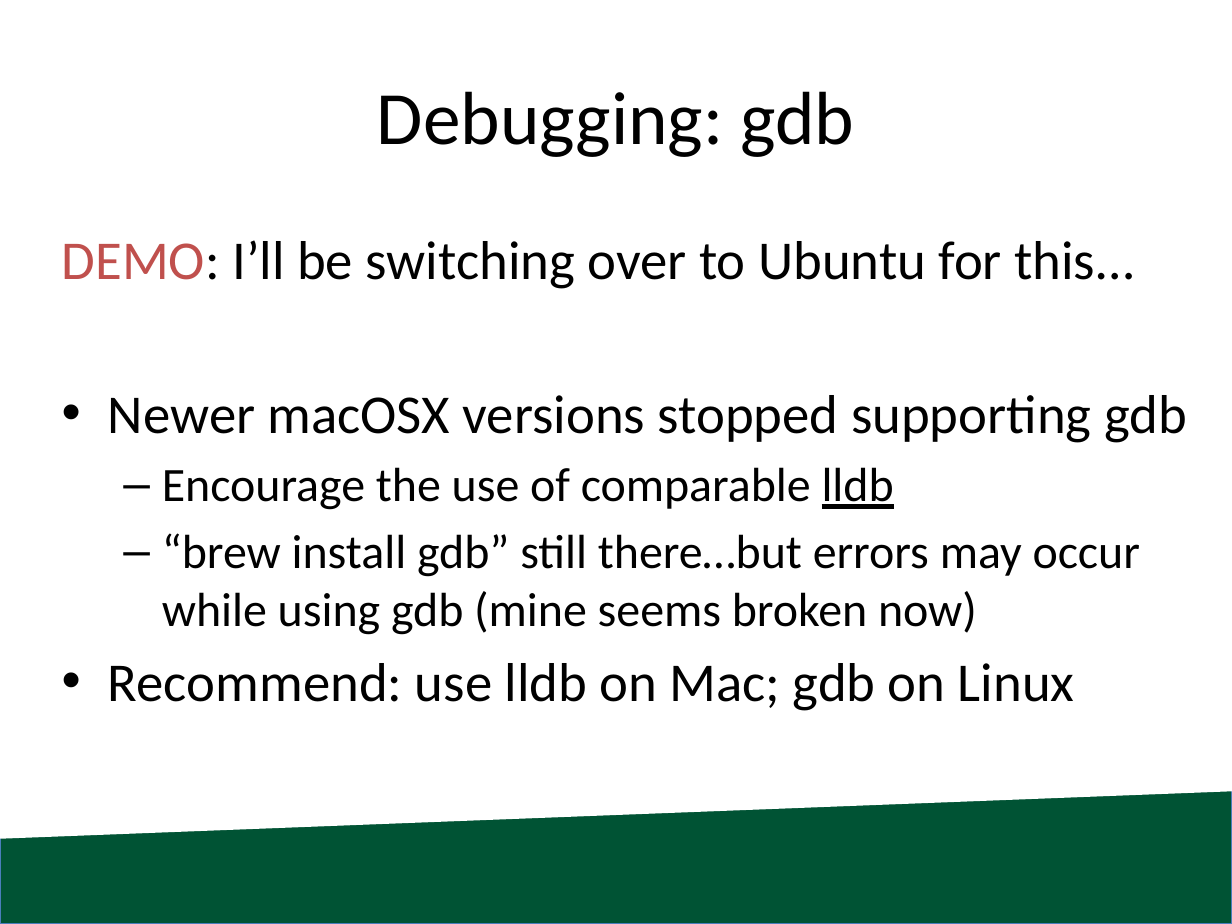
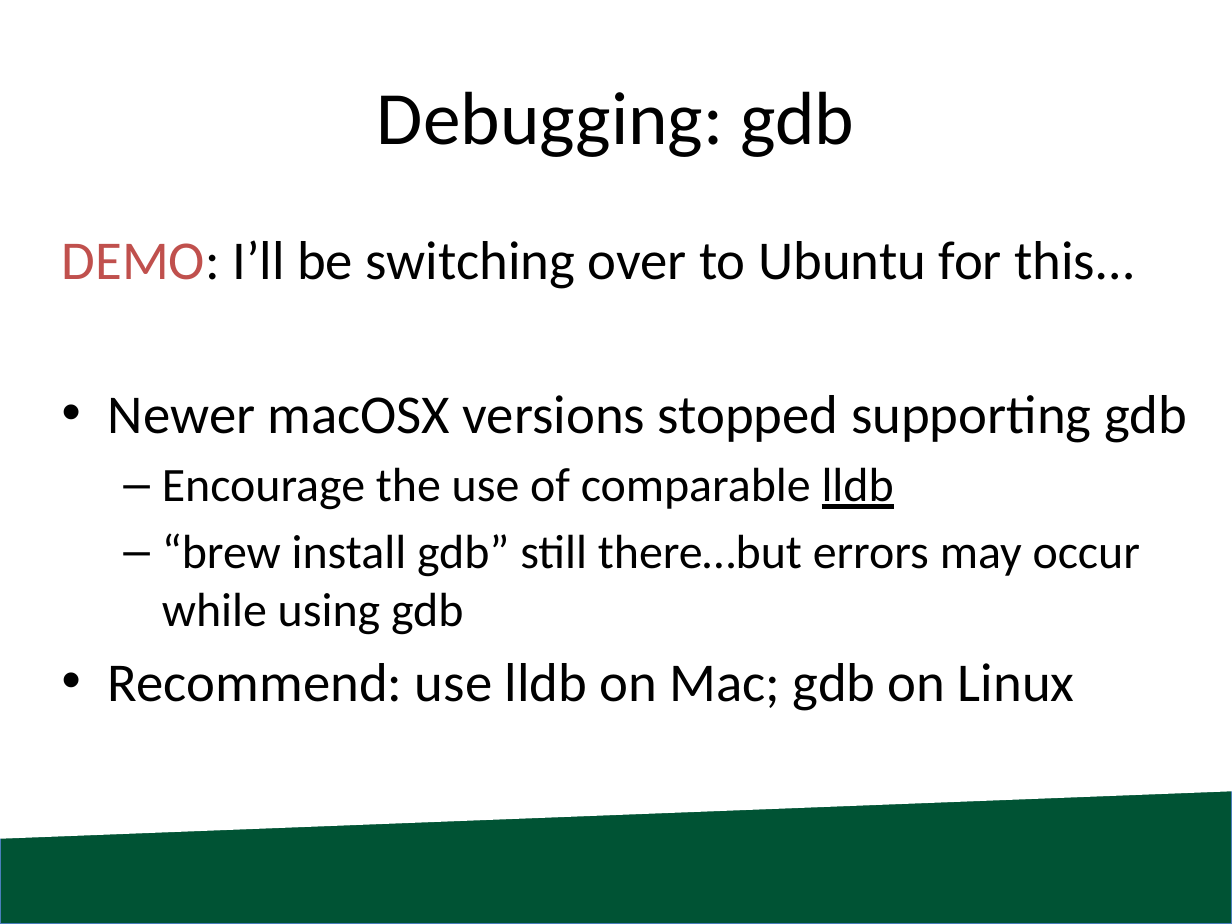
Before and after one commit to blessley/cis330, a slide deck: slide 15 of lab1/CIS330_S18_Lab1.pptx. Drawn at 1232x924 pixels with LibreOffice and Linux fonts; fonts in the diff are those of the drawing; background and template pictures are left out. Boxes give left, top, right and bottom in pixels: in the first picture for what was removed or moved away, otherwise in the second. Text is boxed around its words. In the diff, an @@ line names an element or a change of style, - is before the commit and + after.

```diff
--- a/lab1/CIS330_S18_Lab1.pptx
+++ b/lab1/CIS330_S18_Lab1.pptx
@@ text at [162, 533, 1140, 635]: text changed @@
-  – “brew install gdb” still there…but errors may occur while using gdb (mine seems broken now)
+  – “brew install gdb” still there…but errors may occur while using gdb
```
Also in this commit, not shown: 1 slide removed, 19 other files.
